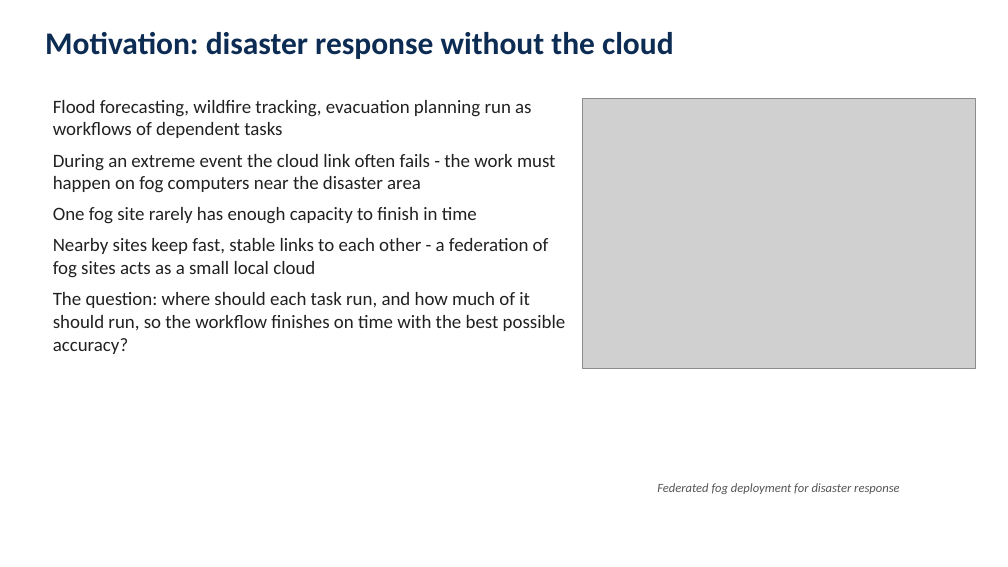
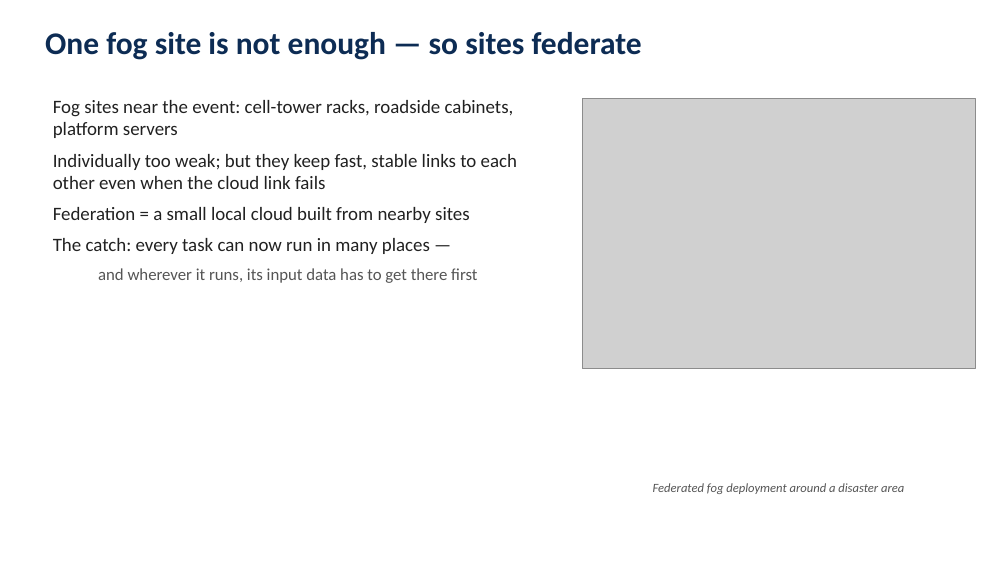
Before and after one commit to gayanigupta/data-aware-scheduling, a slide deck: slide 3 of slides/data-aware-scheduling.pptx (slide 2 before the commit). Drawn at 1008x567 pixels with LibreOffice and Linux fonts; fonts in the diff are those of the drawing; grey boxes stand for pictures. Boxes give left, top, right and bottom in pixels: in the first picture for what was removed or moved away, otherwise in the second. Text is boxed around its words. In the diff, an @@ line names an element or a change of style, - is before the commit and + after.

```diff
--- a/slides/data-aware-scheduling.pptx
+++ b/slides/data-aware-scheduling.pptx
@@ text at [45,32,642,60]: text changed @@
-Motivation: disaster response without the cloud
+One fog site is not enough — so sites federate
@@ text at [53,100,517,283]: text changed @@
-Flood forecasting, wildfire tracking, evacuation planning run as workflows of dependent tasks
-During an extreme event the cloud link often fails - the work must happen on fog computers near the disaster area
-One fog site rarely has enough capacity to finish in time
-Nearby sites keep fast, stable links to each other - a federation of fog sites acts as a small local cloud
-The question: where should each task run, and how much of it should run, so the workflow finishes on time with the best possible accuracy?
+Fog sites near the event: cell-tower racks, roadside cabinets, platform servers
+Individually too weak; but they keep fast, stable links to each other even when the cloud link fails
+Federation = a small local cloud built from nearby sites
+The catch: every task can now run in many places —
+  and wherever it runs, its input data has to get there first
@@ text at [653,483,904,494]: text changed @@
-Federated fog deployment for disaster response
+Federated fog deployment around a disaster area
```
Also in this commit, not shown: 11 other slides changed, 9 slides added, 1 slide removed, 1 other file.
